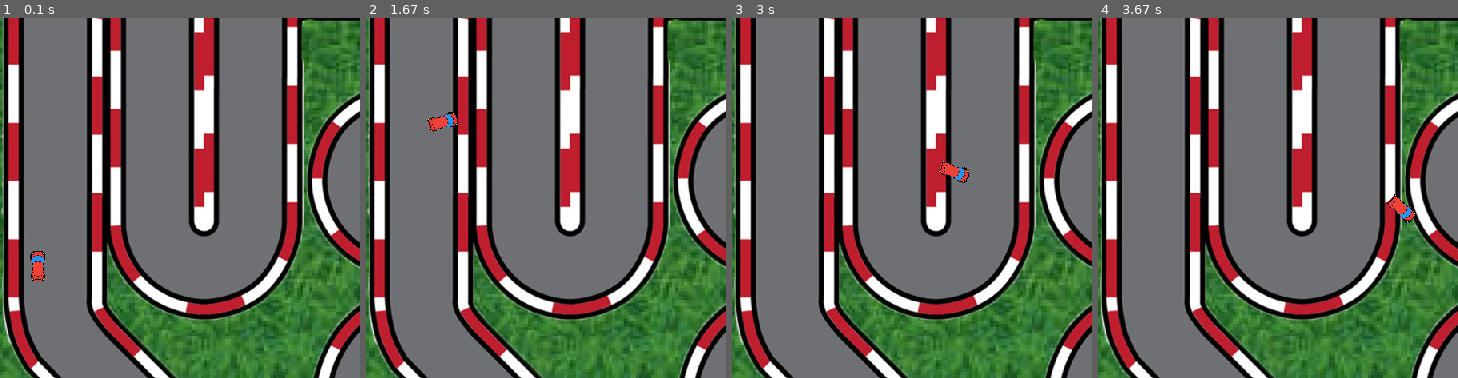
Above: before the commit, frames 1-4 (left to right).
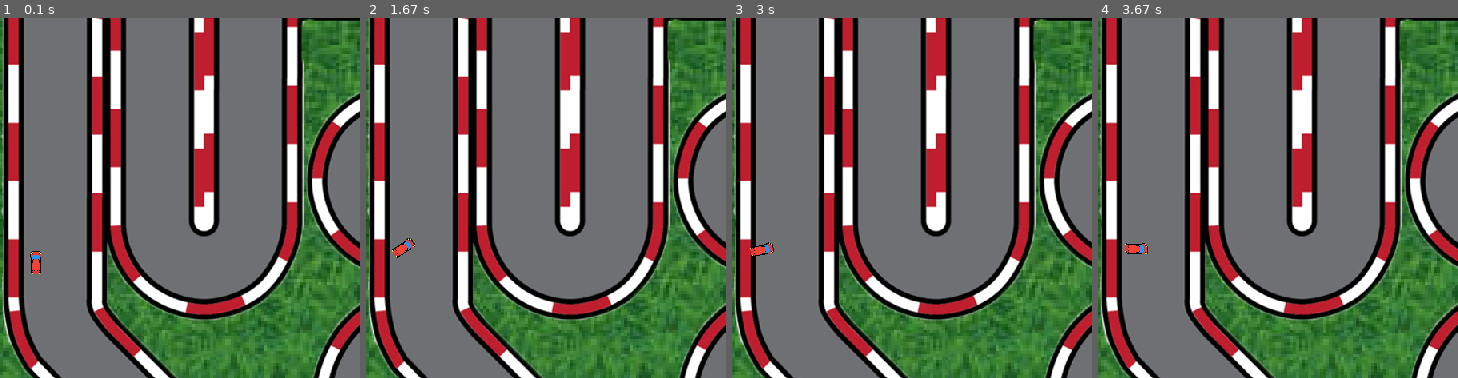
Above: after the commit, the same moments.

Repository: mxngoz/repo
Game: pygame game, started from Challenge.py
Same seed, same stepped clock (60 frames per second), same inputs: the game is played once before the commit and once after it.
Inputs:
- Up to frame 1 (0.1 s): no input
- Up to frame 2 (1.67 s): hold D 0.33-0.8 s; hold W 0.83-1.3 s; hold D from 1.33 s (still down)
- Up to frame 3 (3 s): release D at 1.8 s; hold S 2.4-2.7 s
- Up to frame 4 (3.67 s): hold W 3.17-3.53 s; hold D from 3.57 s (still down)
The pictures show only the part of the screen within x 0-50%, y 16-66%; the shares and areas given below are measured in that part.

The runs differ from the first frame. In frame 1, 0.2% of the frame differs, in the area x 8-13%, y 64-74%; in frame 2, 0.5%, in the area x 7-26%, y 26-67%; in frame 3, 0.5%; in frame 4, 0.5%.

Commit message:
Toevoegingen
Auto kleiner gemaakt, Collision toegevoegd en rem toegevoegd.

Diff:
--- a/Challenge.py
+++ b/Challenge.py
@@ -15,7 +15,7 @@
 FINISH_LINE = pygame.image.load(os.path.join('imgs', 'finish.png'))
 
 RED_CAR = scale_img(pygame.image.load(
-    os.path.join('imgs', 'red-car.png')), 0.4)
+    os.path.join('imgs', 'red-car.png')), 0.3)
 GREEN_CAR = pygame.image.load(os.path.join('imgs', 'green-car.png'))
 
 WIDTH, HEIGHT = RACE_TRACK.get_width(), RACE_TRACK.get_height()
@@ -27,14 +27,16 @@
 
 class MainCar:
     IMG = RED_CAR
+    # standaard auto kracht van 2
 
     def __init__(self, max_vel, rot_vel) -> None:
+        self.distance_travelled = 0
         self.max_vel = max_vel
         self.vel = 0
         self.rot_vel = rot_vel
         self.angle = 0
         self.x, self.y = self.START_POS
-        self.accel = 0.3
+        self.accel = 0.02
 
     def rotate(self, left=False, right=False):
         if left and self.vel < self.max_vel\
@@ -51,11 +53,21 @@
         if right and self.vel == self.max_vel:
             self.angle -= (self.rot_vel / 1.3)
 
+        if left and self.vel < 0:
+            self.angle += self.rot_vel / 1.2
+
+        if right and self.vel < 0:
+            self.angle -= self.rot_vel / 1.2
+
     def draw(self, screen):
         blit_rotate_center(screen, self.IMG, (self.x, self.y), self.angle)
 
     def move_forward(self):
         self.vel = min(self.vel + self.accel, self.max_vel)
+        self.move()
+
+    def move_backwards(self):
+        self.vel = max(self.vel - (self.accel + 0.4), -self.max_vel / 2)
         self.move()
 
     def move(self):
@@ -66,9 +78,12 @@
         self.x -= horizontal
         self.y -= vertical
 
-    def drag(self, force):
-        self.vel = max(self.vel - force, 0)
+    def drag(self):
+        self.vel = max(self.vel - self.accel, 0)
         self.move()
+
+    def brake(self):
+        self.vel = max(self.vel - self.accel, 0)
 
     def collide(self, mask, x=0, y=0):
         car_mask = pygame.mask.from_surface(self.IMG)
@@ -81,6 +96,17 @@
 class PlayerCar(MainCar):
     IMG = RED_CAR
     START_POS = (30, 350)
+
+    def bounce(self):
+        if self.vel >= 0 and self.vel <= self.max_vel:
+            self.vel = -1
+            self.move()
+            return
+
+        if self.vel < 0:
+            self.vel = -self.vel
+            self.move()
+            return
 
 
 def draw(screen, images, player_car):
@@ -107,14 +133,19 @@
         player_car.move_forward()
 
     if not moved:
-        player_car.drag(force=0.03)
+        player_car.drag()
 
     if keys[pygame.K_s]:
-        player_car.drag(force=0.09)
+        moved = True
+        player_car.brake()
+
+        if player_car.vel == 0:
+            player_car.move_backwards()
 
 
 images = [(GRASS, (0, 0)), (RACE_TRACK, (0, 0))]
-player_car = PlayerCar(4, 4)
+player_car = PlayerCar(2.5, 3)
+
 
 playing = True
 while playing:
@@ -128,6 +159,6 @@
 
     move_player(player_car)
     if player_car.collide(RACE_TRACK_BORDER_MASK) != None:
-        print('collide')
+        player_car.bounce()
 
 pygame.quit()
